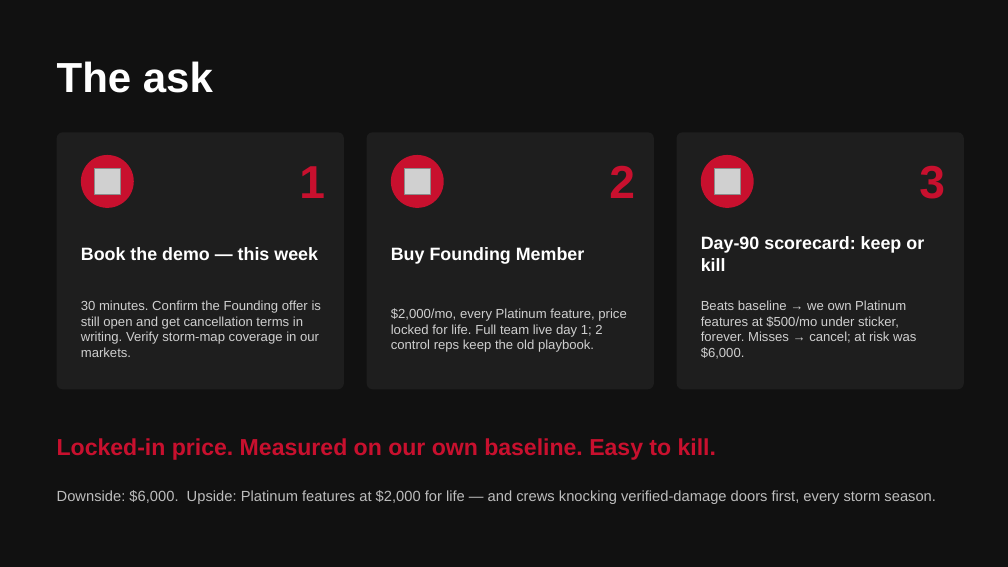
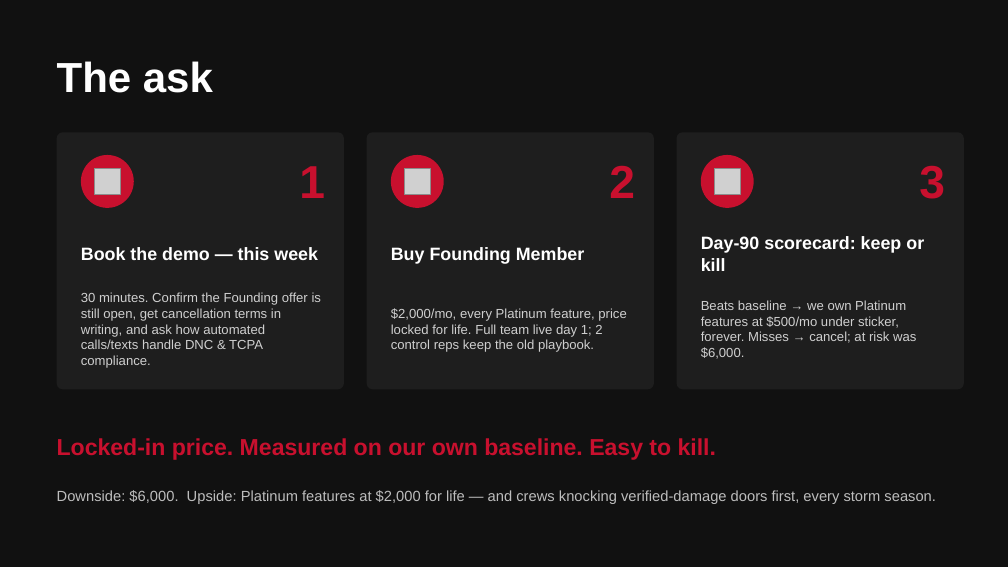
Before and after one commit to DommyD26/roofing-site-template, a slide deck: slide 10 of pitch/Storm-Scout-Pitch.pptx. Drawn at 1008x567 pixels with LibreOffice and Linux fonts; fonts in the diff are those of the drawing; grey boxes stand for pictures. Boxes give left, top, right and bottom in pixels: in the first picture for what was removed or moved away, otherwise in the second. Text is boxed around its words. In the diff, an @@ line names an element or a change of style, - is before the commit and + after.

```diff
--- a/pitch/Storm-Scout-Pitch.pptx
+++ b/pitch/Storm-Scout-Pitch.pptx
@@ text at [81, 292, 321, 368]: text changed @@
-30 minutes. Confirm the Founding offer is still open and get cancellation terms in writing. Verify storm-map coverage in our markets.
+30 minutes. Confirm the Founding offer is still open, get cancellation terms in writing, and ask how automated calls/texts handle DNC & TCPA compliance.
```
Also in this commit, not shown: 3 other slides changed, 1 other file.
